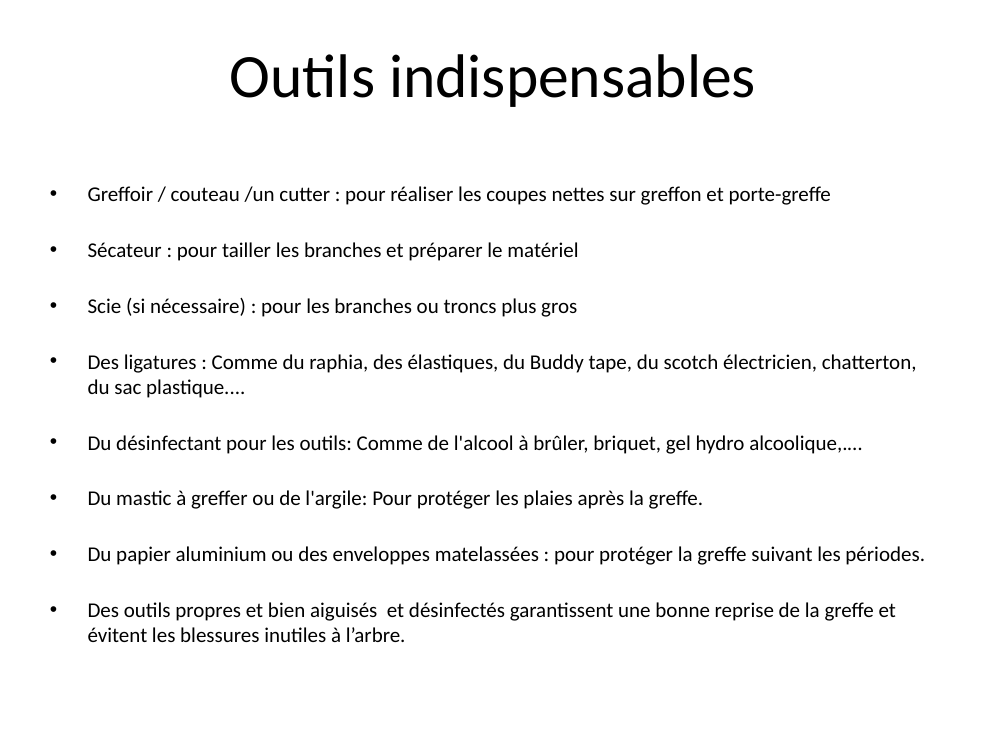
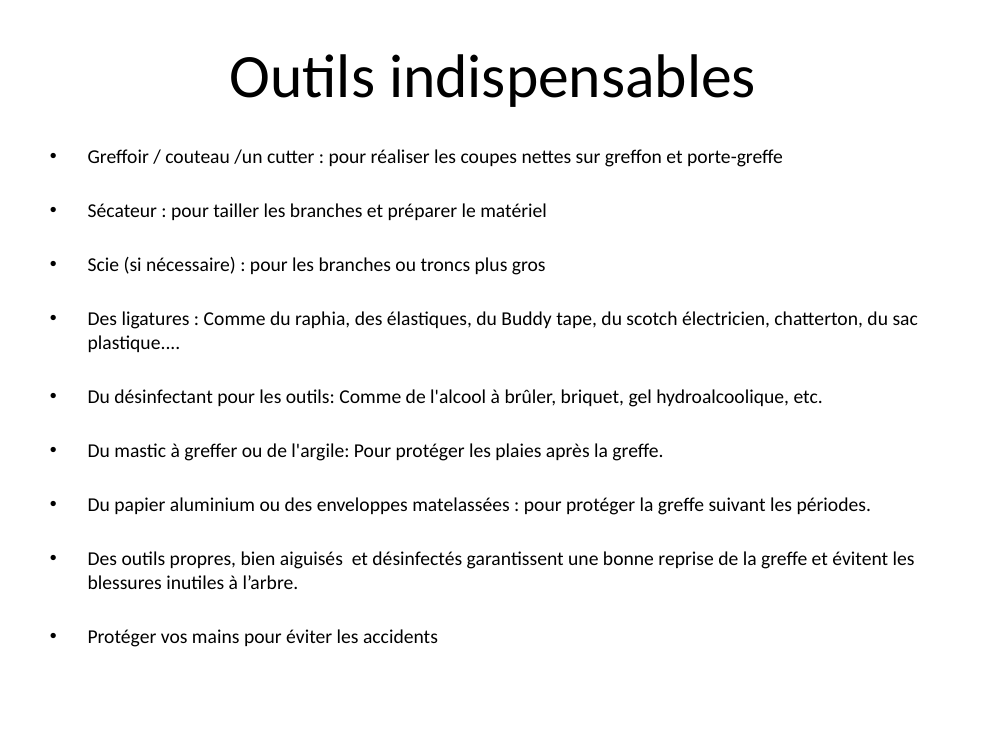
Before and after one commit to tranber28/greffe-arbres, a slide deck: slide 18 of greffe_arbres_final.odp. Drawn at 1008x756 pixels with LibreOffice and Linux fonts; fonts in the diff are those of the drawing. Boxes give left, top, right and bottom in pixels: in the first picture for what was removed or moved away, otherwise in the second. Text is boxed around its words. In the diff, an @@ line names an element or a change of style, - is before the commit and + after.

```diff
--- a/greffe_arbres_final.odp
+++ b/greffe_arbres_final.odp
@@ text "Greffoir / couteau /un cutter ...": place and size @@
-text "Greffoir / couteau /un cutter ..." at bbox=[88, 186, 925, 642]
+text "Greffoir / couteau /un cutter ..." at bbox=[88, 149, 918, 647]
@@ text at bbox=[88, 149, 918, 515]: size 15 to 14 pt in "Greffoir / couteau /un cutter : pour ...", "Sécateur : pour tailler les branches et ...", "Scie (si nécessaire) : pour les branches ...", "Des ligatures : Comme du raphia, des ..." and 2 more places @@
@@ text at bbox=[88, 389, 823, 407]: text changed; size 15 to 14 pt @@
-• Du désinfectant pour les outils: Comme de l'alcool à brûler, briquet, gel hydro alcoolique,.…
+• Du désinfectant pour les outils: Comme de l'alcool à brûler, briquet, gel hydroalcoolique, etc.
@@ text at bbox=[88, 551, 915, 647]: text changed; size 15 to 14 pt @@
-• Des outils propres et bien aiguisés et désinfectés garantissent une bonne reprise de la greffe et évitent les blessures inutiles à l’arbre.
+• Des outils propres, bien aiguisés et désinfectés garantissent une bonne reprise de la greffe et évitent les blessures inutiles à l’arbre.
+• Protéger vos mains pour éviter les accidents
```
Also in this commit, not shown: 30 other slides changed, 4 slides added, 3 slides removed.
